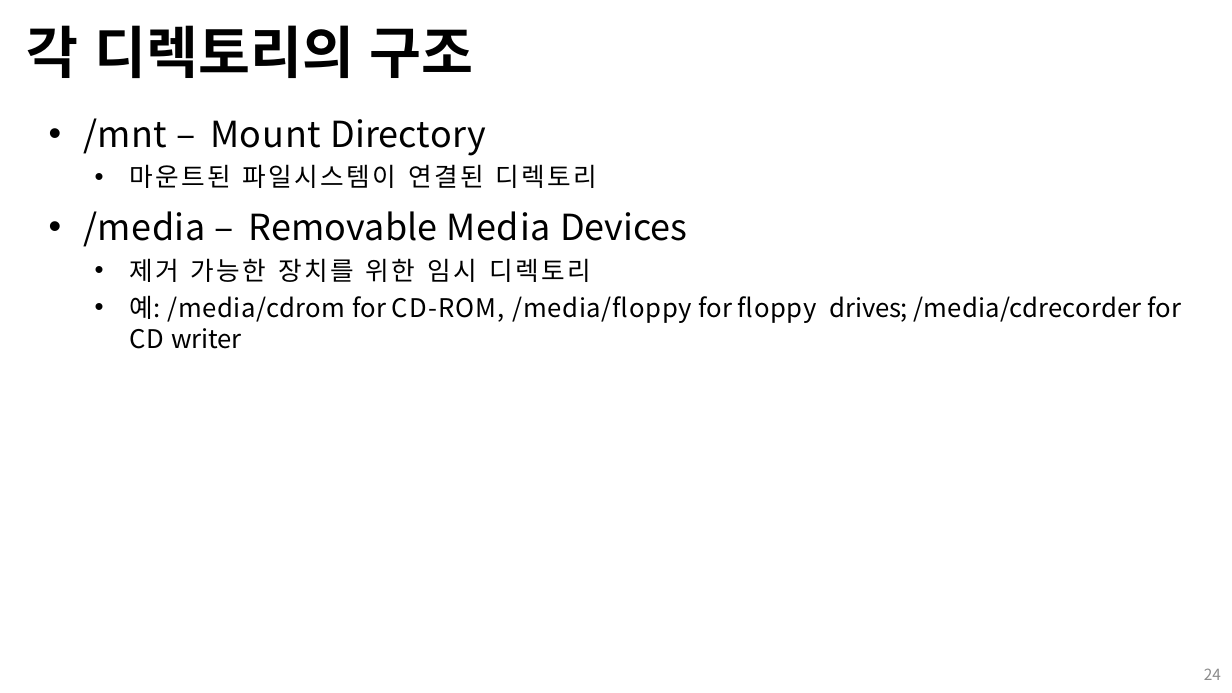
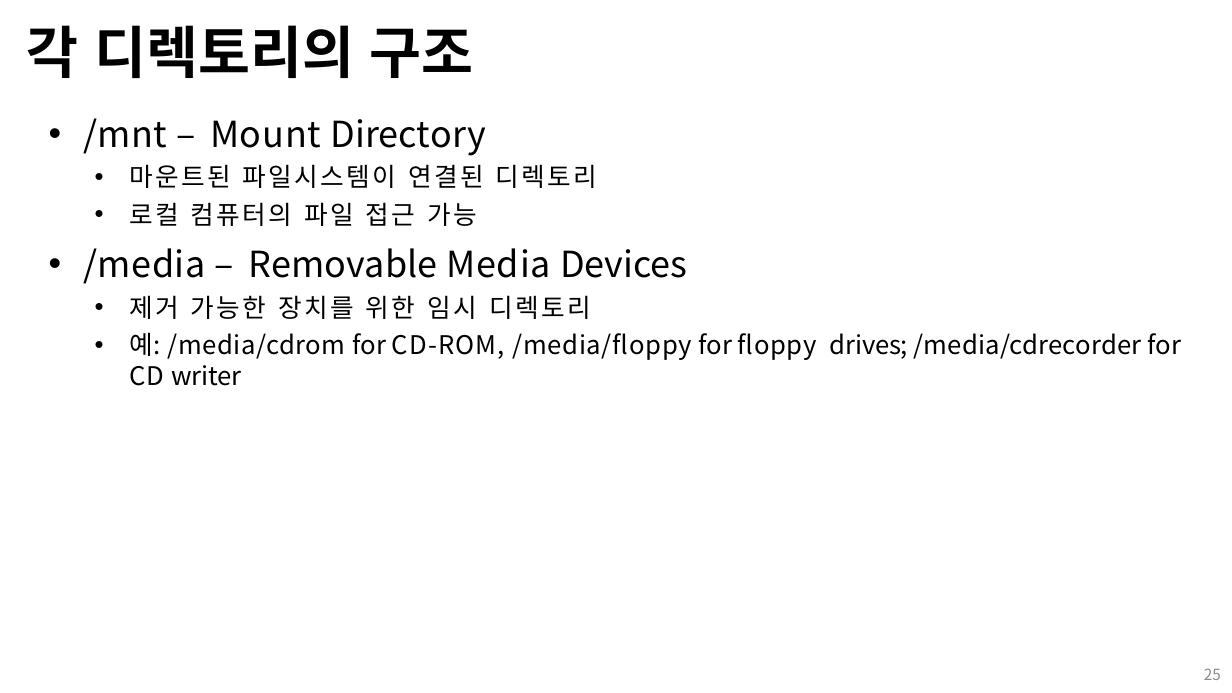
Before and after one commit to Open-Source-Programming/OpenSource-Lec, a slide deck: slide 25 of 01-linux.pptx (slide 24 before the commit). Drawn at 1232x693 pixels with LibreOffice and Linux fonts; fonts in the diff are those of the drawing. Boxes give left, top, right and bottom in pixels: in the first picture for what was removed or moved away, otherwise in the second. Text is boxed around its words. In the diff, an @@ line names an element or a change of style, - is before the commit and + after.

```diff
--- a/01-linux.pptx
+++ b/01-linux.pptx
@@ text at box(129, 202, 477, 226): paragraph added @@
+  • 로컬 컴퓨터의 파일 접근 가능
@@ page number at box(1204, 668, 1221, 680): text changed @@
-24
+25
```
Also in this commit, not shown: 9 other slides changed, 1 slide added.
